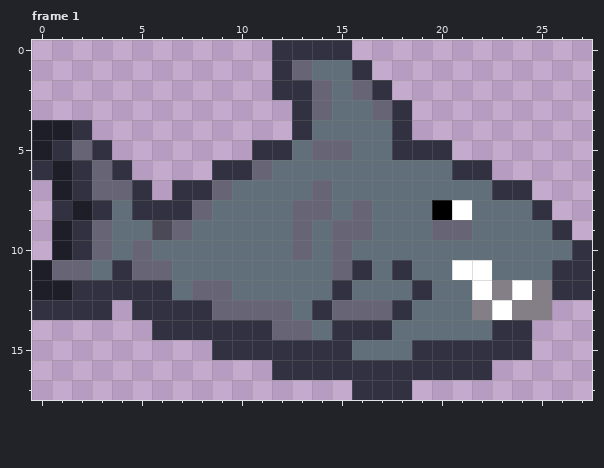
Edited in one commit: animated GIF sprite (textures/reverse_shark.gif). Above, as it was before the edit.
The file is 280x180 pixels, drawn in blocks of 10x10; one block is one cell here. Colours within 5 levels of each other are drawn and written as one. Shown: frame 1. The commit also changed other frames, which this record leaves out.
Once edited:
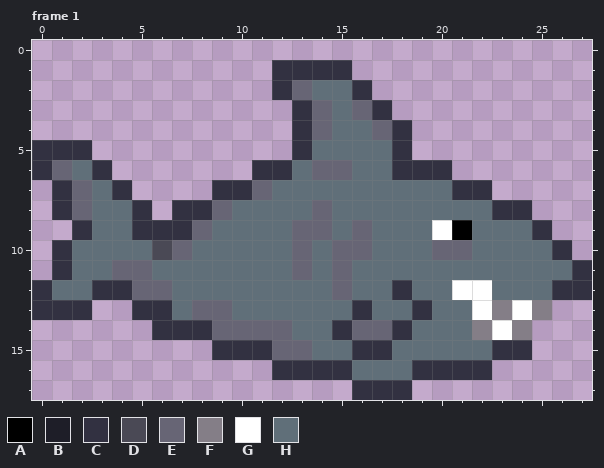
Palette (. is transparent): A #000000  B #1e1e28  C #323141  D #4a4955  E #676575  F #847e87  G #ffffff  H #606f79
Difference:
--- frame 1
@@ x 0..27 @@
- 0 ............CCCC............
- 1 ............CEHHC...........
- 2 ............CCEHEC..........
- 3 .............CEHHEC.........
- 4 BBC..........CHHHHC.........
- 5 BCEC.......CCHEEHHCCC.......
- 6 CBCEC....CCEHHHHHHHHHCC.....
- 7 .BCEEC.CCEHHHHEHHHHHHHHCC...
- 8 .CBCHCCCEHHHHEEHEHHHAGHHHC..
- 9 .BCEHHDEHHHHHEHEEHHHEEHHHHC.
-10 .BCEHEHHHHHHHEHEHHHHHHHHHHHC
-11 BEEHCEEHHHHHHHHECHCHHGGHHHCC
-12 BBCCCCCHEEHHHHHCHHHCHHGFGFCC
-13 CCCC.CCCCEEEEHCEEECHHHFGFF..
-14 ......CCCCCCEEHCCCHHHHHCC...
-15 .........CCCCCCCHHHCCCCCC...
-16 ............CCCCCCCCCCC.....
+ 0 ............................
+ 1 ............CCCC............
+ 2 ............CEHHC...........
+ 3 .............CEHEC..........
+ 4 .............CEHHEC.........
+ 5 CCC..........CHHHHC.........
+ 6 CEHC.......CCHEEHHCCC.......
+ 7 .CEHC....CCEHHHHHHHHHCC.....
+ 8 .CEHHC.CCEHHHHEHHHHHHHHCC...
+ 9 ..CHHCCCEHHHHEEHEHHHGAHHHC..
+10 .CHHHHDEHHHHHEHEEHHHEEHHHHC.
+11 .CHHEEHHHHHHHEHEHHHHHHHHHHHC
+12 CHHCCEEHHHHHHHHEHHCHHGGHHHCC
+13 CCC..CCHEEHHHHHHCHHCHHGFGF..
+14 ......CCCEEEEHHCEECHHHFGF...
+15 .........CCCEEHHCCHHHHHCC...
+16 ............CCCCHHHCCCC.....
 17 ................CCC.........
Where, in picture pixels (left, top, right, bottom), the same in both pictures:
changed: (32, 40, 592, 380)
